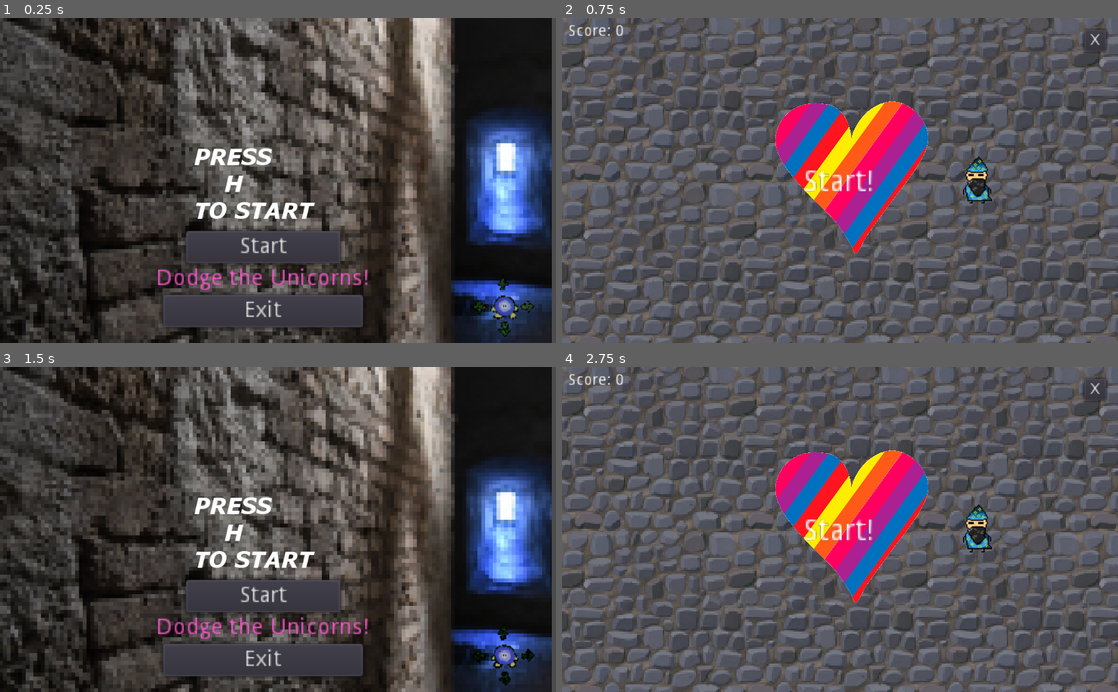
Above: before the commit, frames 1-4 (two rows, left to right).
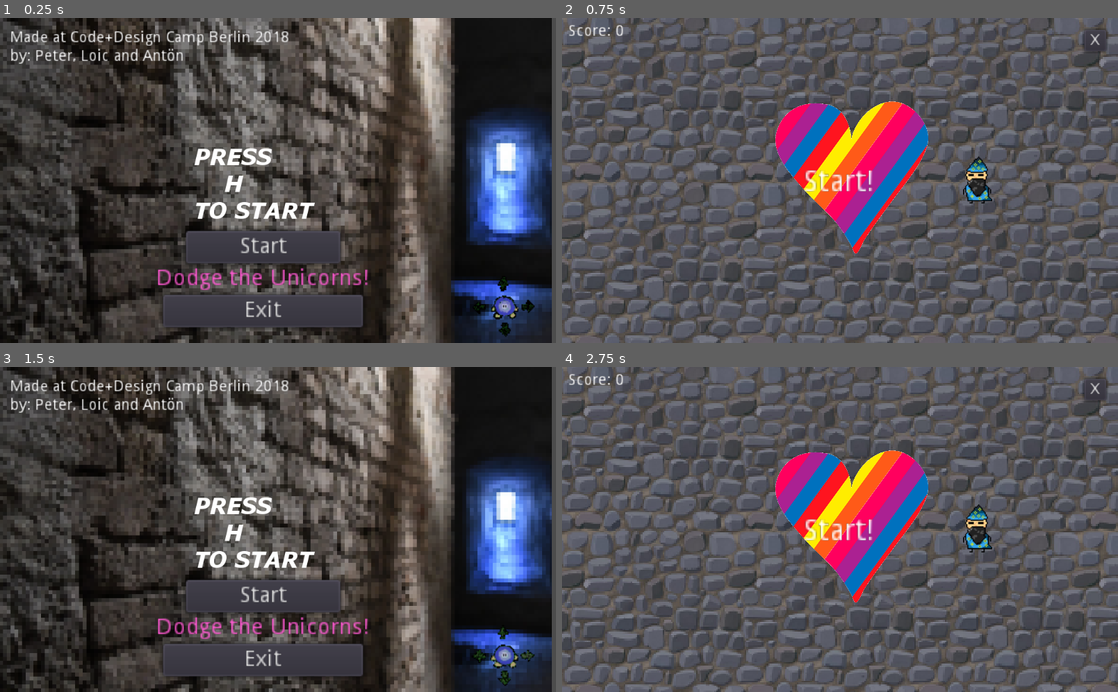
Above: after the commit, the same moments.

Repository: GQDeltex/RUNicorn
Game: Godot game, scene res://Scenes/Start.tscn
Two runs of this game, one before a commit and one after it. Both use one fixed random seed, a clock stepped at 60 frames per second and the inputs below.
Inputs:
- Up to frame 1 (0.25 s): no input
- Up to frame 2 (0.75 s): click "Start" at 0.5 s
- Up to frame 3 (1.5 s): click "X" at 1.25 s
- Up to frame 4 (2.75 s): click "Start" at 2 s

The runs differ from the first frame. In frame 1, 1.4% of the frame differs, in the area x 2-97%, y 3-99%; in frame 2, nothing differs; in frame 3, 1.4%; in frame 4, nothing differs.

Commit message:
Added Credits on startscreen

Diff:
--- a/Scenes/Start.tscn
+++ b/Scenes/Start.tscn
@@ -30,6 +30,7 @@
 scale = Vector2( 2, 2 )
 frames = SubResource( 1 )
 animation = "default"
+frame = 1
 playing = true
 _sections_unfolded = [ "Transform" ]
 
@@ -107,6 +108,29 @@
 align = 1
 _sections_unfolded = [ "Rect" ]
 
+[node name="Label2" type="Label" parent="." index="5"]
+
+anchor_left = 0.0
+anchor_top = 0.0
+anchor_right = 0.0
+anchor_bottom = 0.0
+margin_left = 19.0
+margin_top = 23.0
+margin_right = 276.0
+margin_bottom = 54.0
+rect_scale = Vector2( 2, 2 )
+rect_pivot_offset = Vector2( 0, 0 )
+mouse_filter = 2
+mouse_default_cursor_shape = 0
+size_flags_horizontal = 1
+size_flags_vertical = 4
+text = "Made at Code+Design Camp Berlin 2018
+by: Peter, Loic and Antön"
+percent_visible = 1.0
+lines_skipped = 0
+max_lines_visible = -1
+_sections_unfolded = [ "Rect" ]
+
 [connection signal="pressed" from="Button" to="." method="_on_Button_pressed"]
 
 [connection signal="pressed" from="Button2" to="." method="_on_Button2_pressed"]
--- a/project.godot
+++ b/project.godot
@@ -10,7 +10,7 @@
 
 [application]
 
-config/name="RUnicorn"
+config/name="RUNicorn"
 run/main_scene="res://Scenes/Start.tscn"
 config/icon="res://Assets/DATEinhorn.png"
 
Renamed: log-2018-02-11-13-36-58.txt -> log-2018-02-11-18-31-28.txt
Not shown, changed: log.txt
